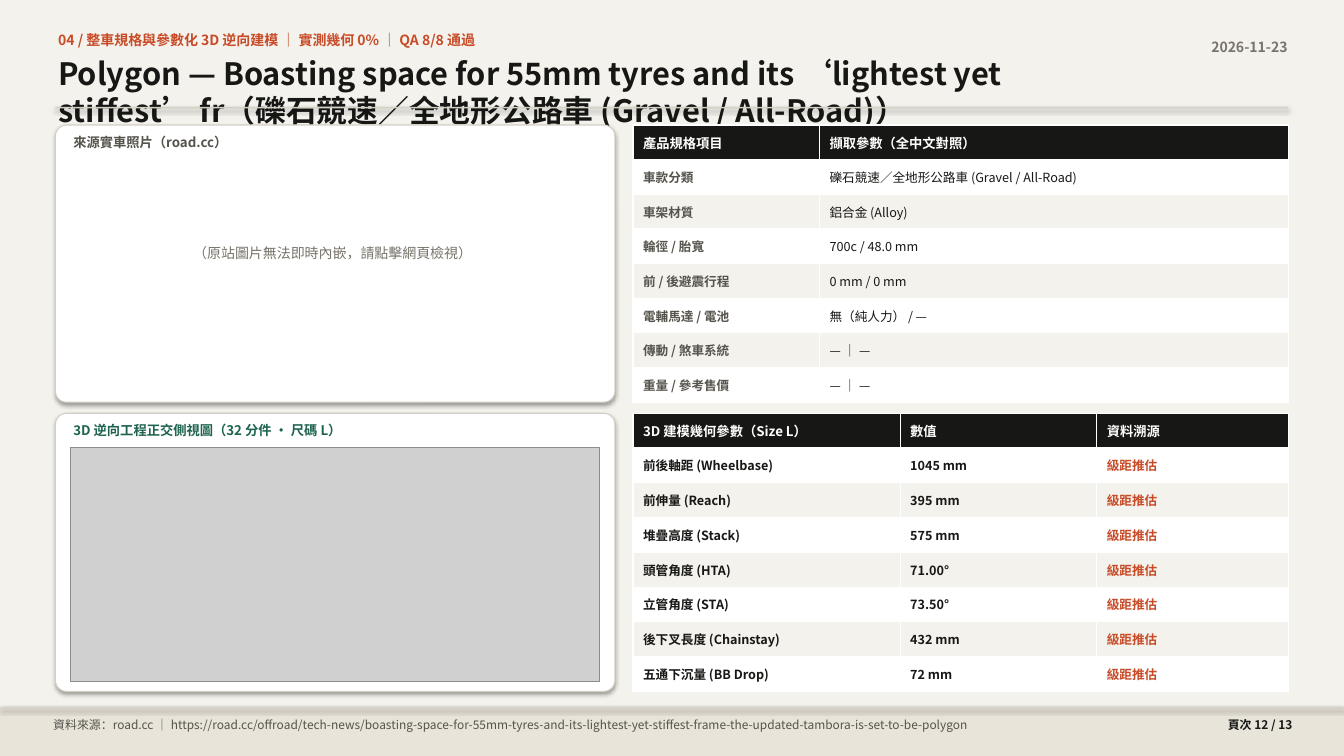
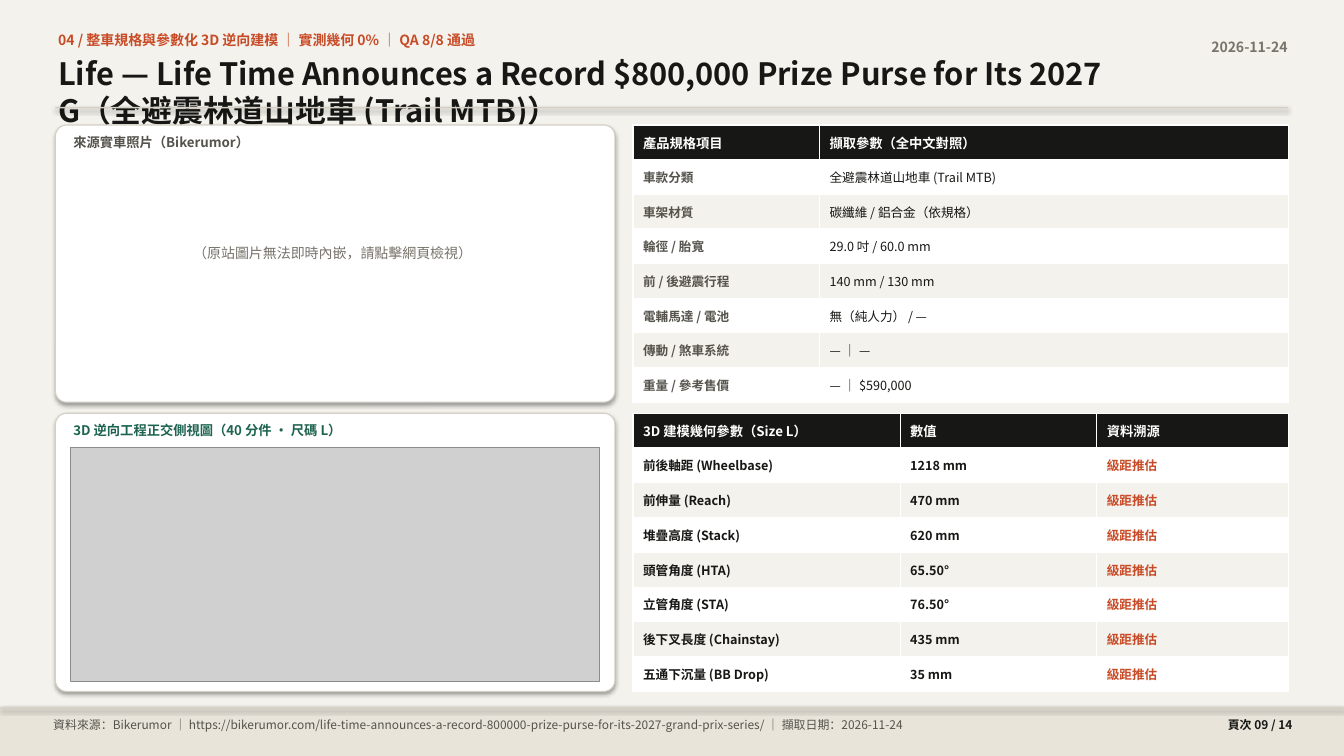
Before and after one commit to pc007ya/BikeResearch-Daily, a slide deck: slide 9 of docs/data/daily_briefing.pptx (slide 12 before the commit). Drawn at 1344x756 pixels with LibreOffice and Linux fonts; fonts in the diff are those of the drawing; grey boxes stand for pictures. Boxes give left, top, right and bottom in pixels: in the first picture for what was removed or moved away, otherwise in the second. Text is boxed around its words. In the diff, an @@ line names an element or a change of style, - is before the commit and + after.

```diff
--- a/docs/data/daily_briefing.pptx
+++ b/docs/data/daily_briefing.pptx
@@ text at <box>58,59,1102,125</box>: text changed @@
-Polygon — Boasting space for 55mm tyres and its ‘lightest yet stiffest’ fr（礫石競速／全地形公路車 (Gravel / All-Road)）
+Life — Life Time Announces a Record $800,000 Prize Purse for Its 2027 G（全避震林道山地車 (Trail MTB)）
@@ text at <box>1211,41,1287,52</box>: text changed @@
-2026-11-23
+2026-11-24
@@ text at <box>73,135,249,148</box>: text changed @@
-來源實車照片（road.cc）
+來源實車照片（Bikerumor）
@@ table at <box>633,125,1289,402</box> @@
-row 2, column 2: 礫石競速／全地形公路車 (Gravel / All-Road)
+row 2, column 2: 全避震林道山地車 (Trail MTB)
-row 3, column 2: 鋁合金 (Alloy)
+row 3, column 2: 碳纖維 / 鋁合金（依規格）
-row 4, column 2: 700c / 48.0 mm
+row 4, column 2: 29.0 吋 / 60.0 mm
-row 5, column 2: 0 mm / 0 mm
+row 5, column 2: 140 mm / 130 mm
-row 8, column 2: — ｜ —
+row 8, column 2: — ｜ $590,000
@@ table at <box>633,413,1289,692</box> @@
-row 2, column 2: 1045 mm
+row 2, column 2: 1218 mm
-row 3, column 2: 395 mm
+row 3, column 2: 470 mm
-row 4, column 2: 575 mm
+row 4, column 2: 620 mm
-row 5, column 2: 71.00°
+row 5, column 2: 65.50°
-row 6, column 2: 73.50°
+row 6, column 2: 76.50°
-row 7, column 2: 432 mm
+row 7, column 2: 435 mm
-row 8, column 2: 72 mm
+row 8, column 2: 35 mm
@@ text at <box>73,423,342,437</box>: text changed @@
-3D 逆向工程正交側視圖（32 分件 · 尺碼 L）
+3D 逆向工程正交側視圖（40 分件 · 尺碼 L）
@@ text at <box>53,719,903,732</box>: text changed @@
-資料來源：road.cc ｜ https://road.cc/offroad/tech-news/boasting-space-for-55mm-tyres-and-its-lightest-yet-stiffest-frame-the-updated-tambora-is-set-to-be-polygon
+資料來源：Bikerumor ｜ https://bikerumor.com/life-time-announces-a-record-800000-prize-purse-for-its-2027-grand-prix-series/ ｜ 擷取日期：2026-11-24
@@ text at <box>1228,719,1292,730</box>: text changed @@
-頁次 12 / 13
+頁次 09 / 14
```
Also in this commit, not shown: 12 other slides changed, 1 slide added, 36 other files.
